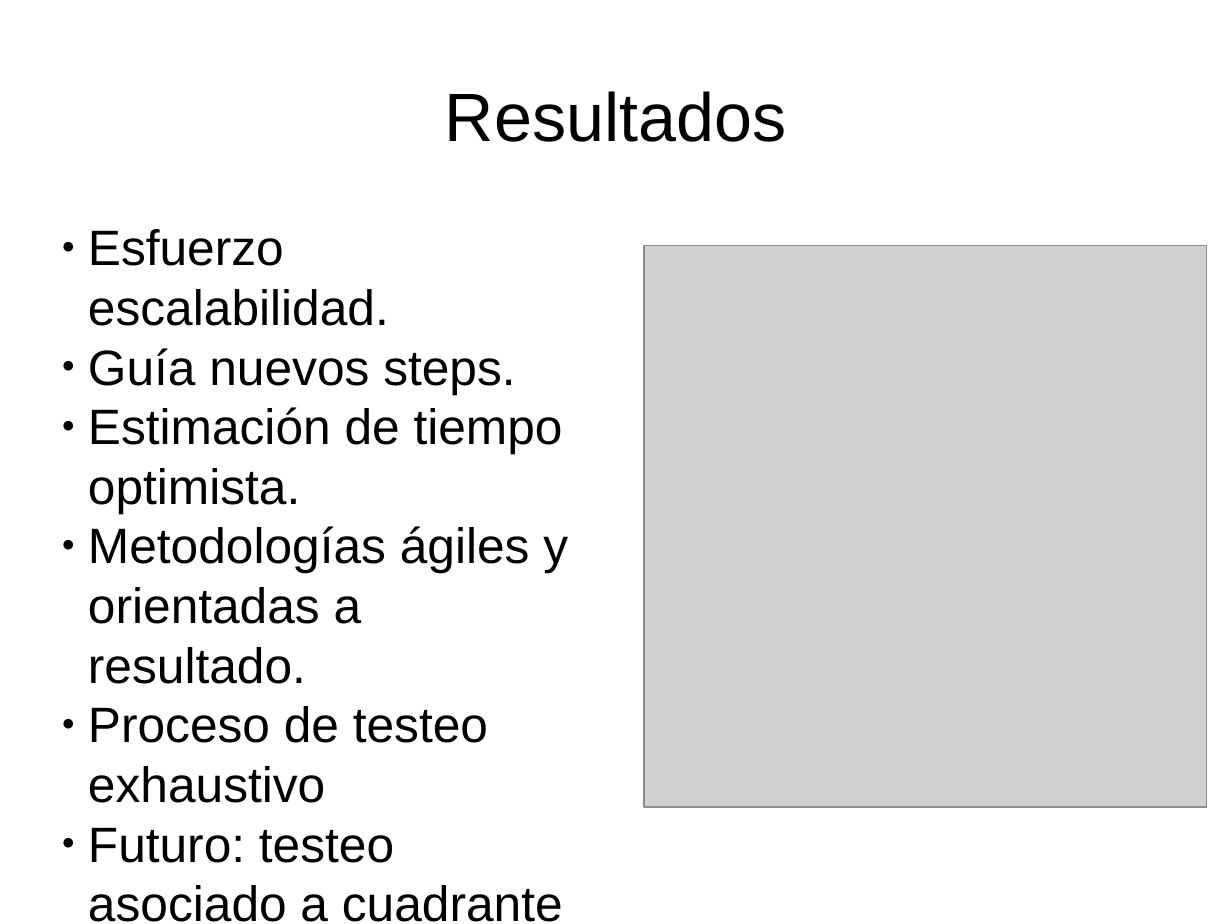
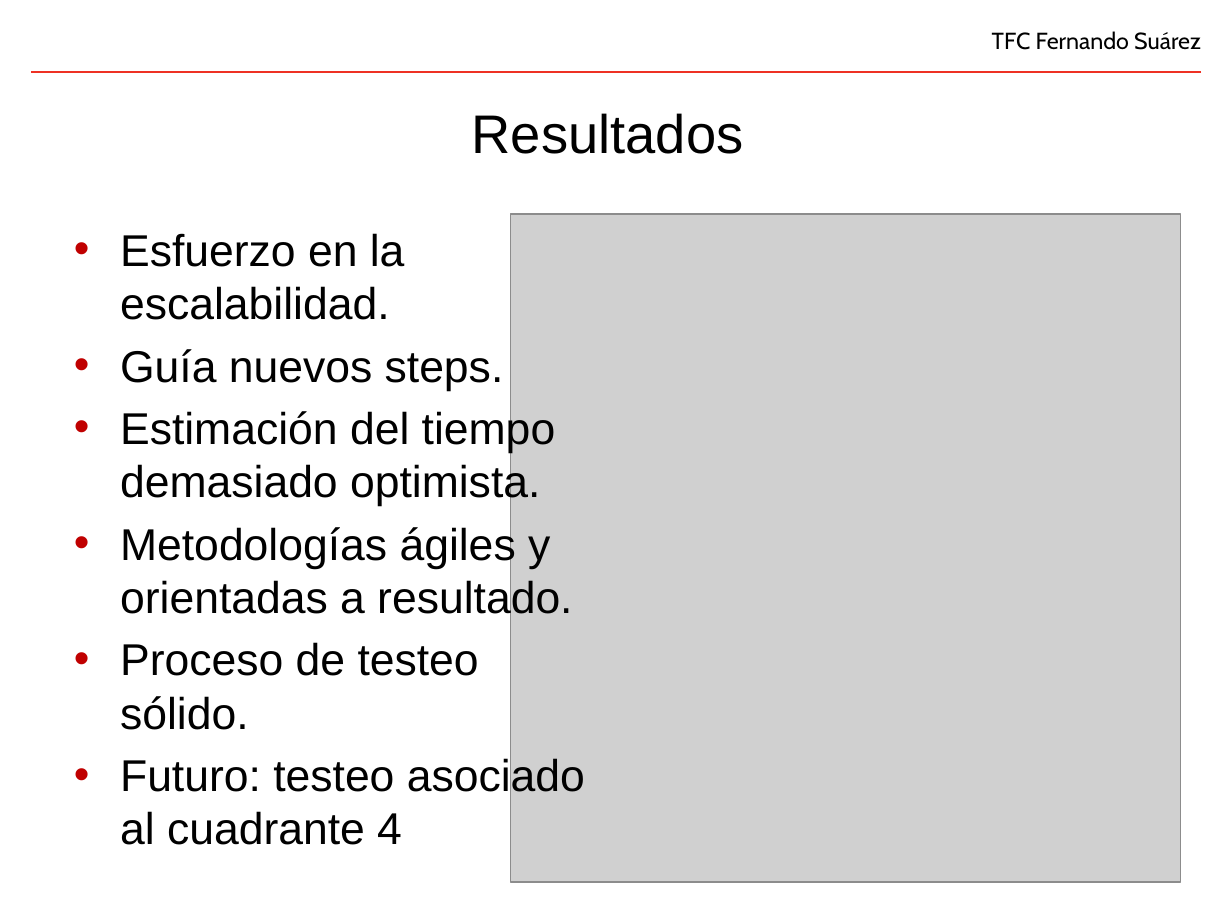
Before and after one commit to fsuarezj/toolBuilder-portlet, a slide deck: slide 22 of doc/presentation/presentacion.pptx (slide 24 before the commit). Drawn at 1232x924 pixels with LibreOffice and Linux fonts; fonts in the diff are those of the drawing; grey boxes stand for pictures; background and template pictures are left out. Boxes give left, top, right and bottom in pixels: in the first picture for what was removed or moved away, otherwise in the second. Text is boxed around its words. In the diff, an @@ line names an element or a change of style, - is before the commit and + after.

```diff
--- a/doc/presentation/presentacion.pptx
+++ b/doc/presentation/presentacion.pptx
@@ title "Resultados": place and size @@
-title "Resultados" at [445, 91, 786, 142]
+title "Resultados" at [472, 113, 744, 154]
@@ title "Resultados" at [472, 113, 744, 154]: size 44 to 35 pt @@
@@ text added at [992, 31, 1201, 50], 15 pt, text #000000 @@
+TFC Fernando Suárez
@@ line added from (1202, 72) to (31, 72), #EE3124 1.5 pt @@
@@ text at [120, 233, 405, 320]: text changed; size 32 to 28.7 pt @@
-● Esfuerzo escalabilidad.
+• Esfuerzo en la escalabilidad.
@@ picture: place and size @@
-picture at [644, 246, 1207, 807]
+picture at [511, 214, 1182, 882]
@@ text at [120, 349, 572, 622]: size 32 to 28.7 pt in "Guía nuevos steps.", "Metodologías ágiles y orientadas a resultado."; bullet ● to •; more space between paragraphs @@
@@ text at [120, 409, 556, 506]: text changed; size 32 to 28.7 pt @@
-● Estimación de tiempo optimista.
+• Estimación del tiempo demasiado optimista.
@@ text at [120, 642, 585, 845]: text changed; size 32 to 28.7 pt @@
-● Proceso de testeo exhaustivo
-● Futuro: testeo asociado a cuadrante 4.
+• Proceso de testeo sólido.
+• Futuro: testeo asociado al cuadrante 4
```
Also in this commit, not shown: 18 other slides changed, 4 slides added, 5 slides removed, 2 other files.
